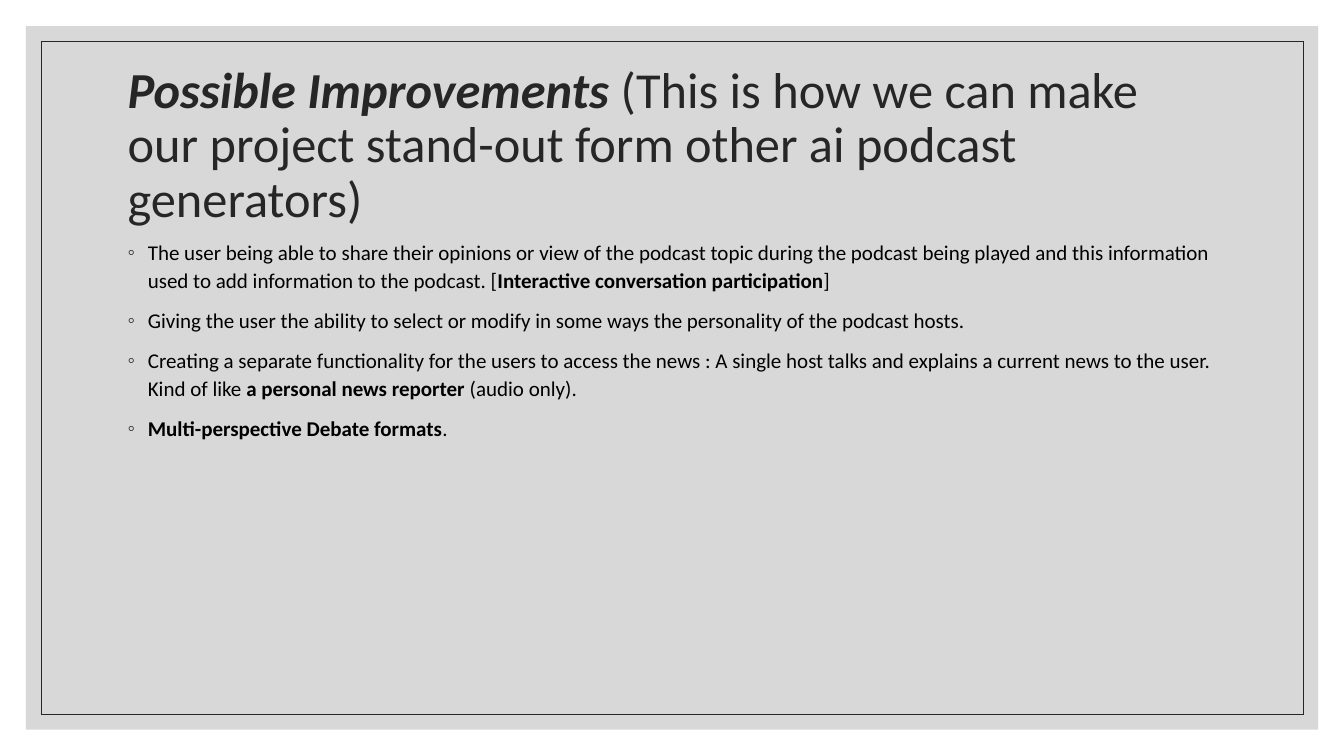
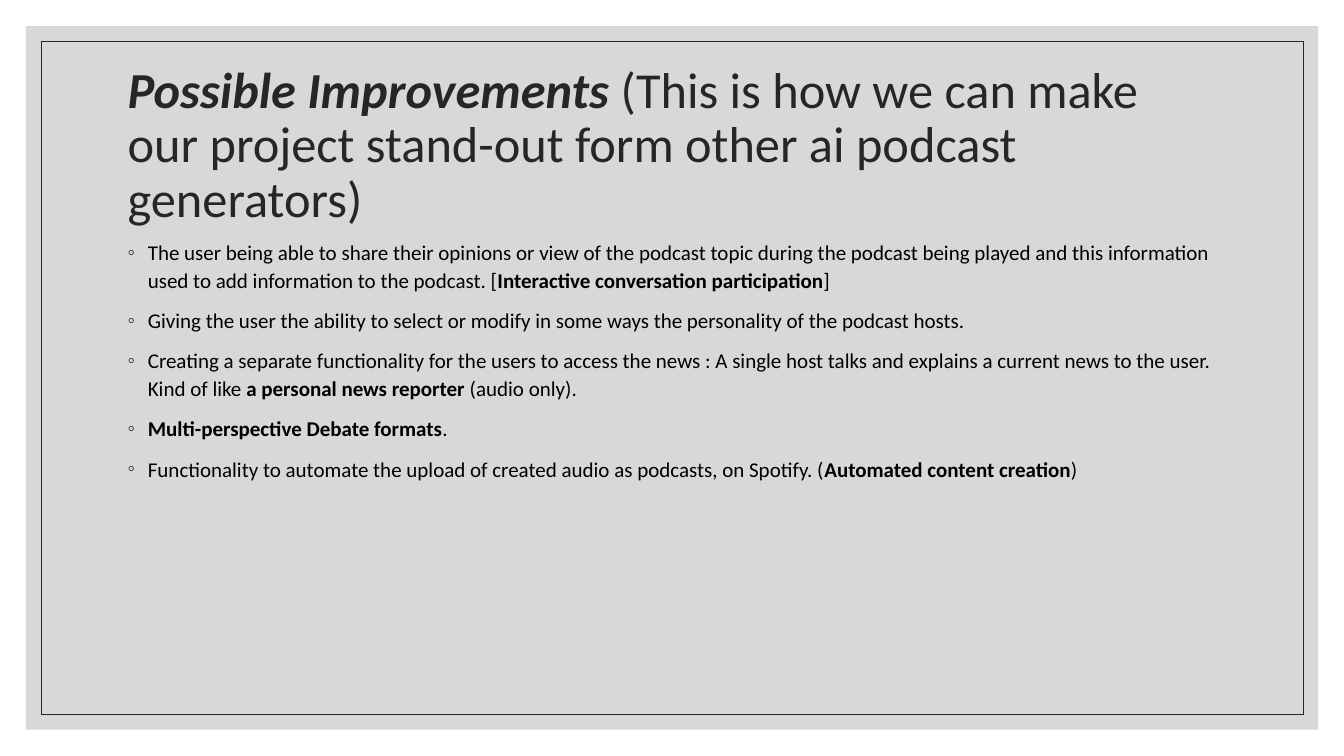
Before and after one commit to GurenMashu/VoxWeave-by-GHAN, a slide deck: slide 7 of Personal podcast generator.pptx. Drawn at 1344x756 pixels with LibreOffice and Linux fonts; fonts in the diff are those of the drawing. Boxes give left, top, right and bottom in pixels: in the first picture for what was removed or moved away, otherwise in the second. Text is boxed around its words. In the diff, an @@ line names an element or a change of style, - is before the commit and + after.

Commit message:
updates to the ppt

```diff
--- a/Personal podcast generator.pptx
+++ b/Personal podcast generator.pptx
@@ text at <box>148,462,1077,481</box>: paragraph added @@
+◦ Functionality to automate the upload of created audio as podcasts, on Spotify. (Automated content creation)
```
Also in this commit, not shown: 1 other slide changed.
